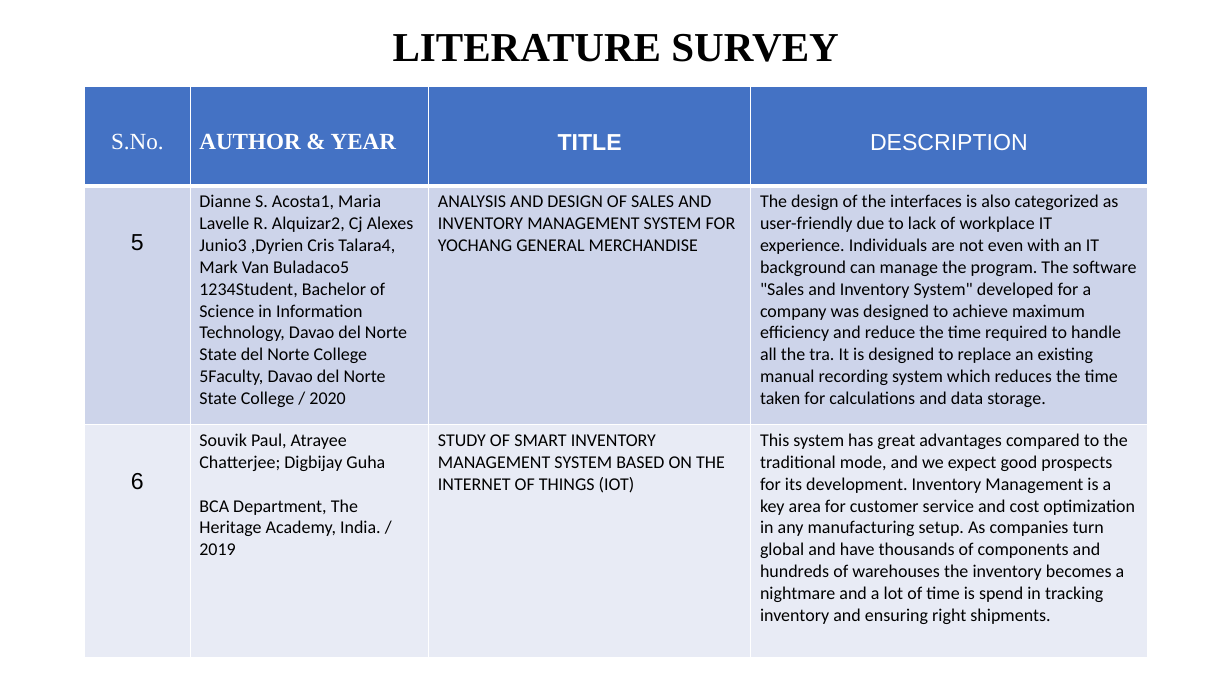
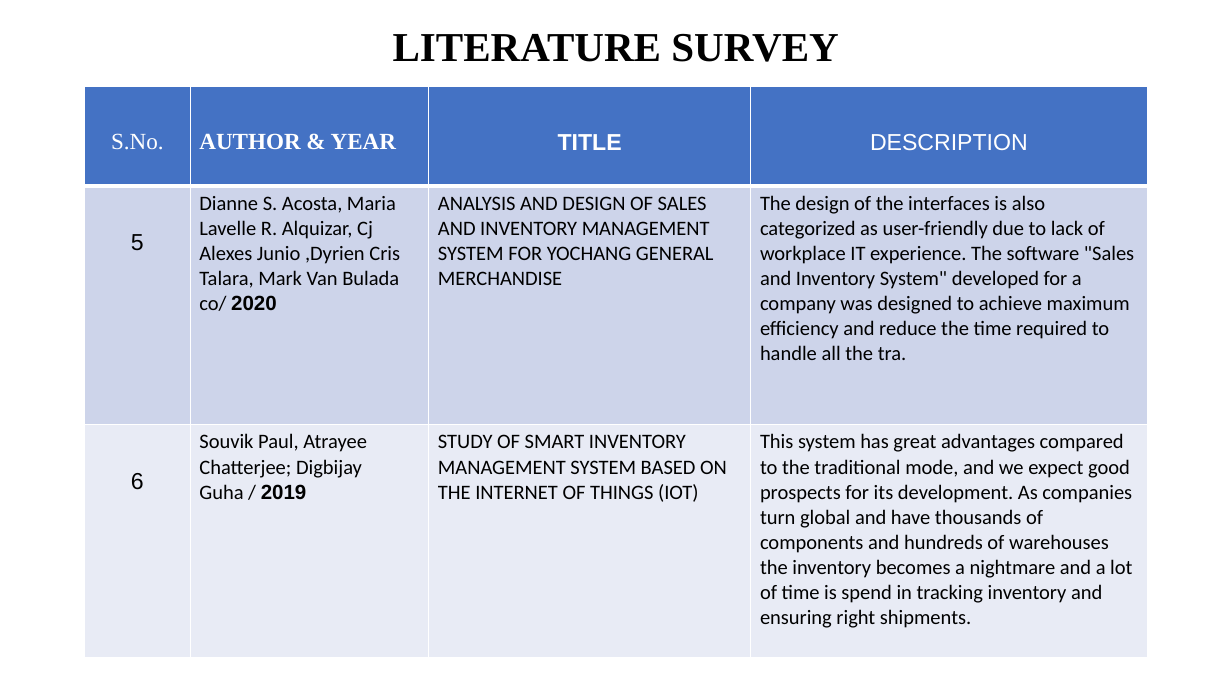
Before and after one commit to IBM-EPBL/IBM-Project-24284-1659940973, a slide deck: slide 4 of Retail Store Stock Inventory Analytics.pptx. Drawn at 1232x693 pixels with LibreOffice and Linux fonts; fonts in the diff are those of the drawing. Boxes give left, top, right and bottom in pixels: in the first picture for what was removed or moved away, otherwise in the second. Text is boxed around its words. In the diff, an @@ line names an element or a change of style, - is before the commit and + after.

```diff
--- a/Retail Store Stock Inventory Analytics.pptx
+++ b/Retail Store Stock Inventory Analytics.pptx
@@ table at <box>85,86,1148,632</box> @@
-row 2, column 2: Dianne S. Acosta1, Maria Lavelle R. Alquizar2, Cj Alexes Junio3 ,Dyrien Cris Talara4, Mark Van Buladaco5 1234Student, Bachelor of Science in Information Technology, Davao del Norte State del Norte College 5Faculty, Davao del Norte State College / 2020
+row 2, column 2: Dianne S. Acosta, Maria Lavelle R. Alquizar, Cj Alexes Junio ,Dyrien Cris Talara, Mark Van Bulada co/ 2020
@@ row 2, column 4: "The design of the interfaces is also categorized as user-friendly due to lack of workplace IT experience. Individuals are not even with an IT background can manage the program. The software "Sales and Inventory System" developed for a company was designed to achieve maximum efficiency and reduce the time required to handle all the tra. It is designed to replace an existing manual recording system which reduces the time taken for calculations and data storage." to "The design of the interfaces is also categorized as user-friendly due to lack of workplace IT experience. The software "Sales and Inventory System" developed for a company was designed to achieve maximum efficiency and reduce the time required to handle all the tra." @@
-row 3, column 2: Souvik Paul, Atrayee Chatterjee; Digbijay Guha / BCA Department, The Heritage Academy, India. / 2019
+row 3, column 2: Souvik Paul, Atrayee Chatterjee; Digbijay Guha / 2019
-row 3, column 4: This system has great advantages compared to the traditional mode, and we expect good prospects for its development. Inventory Management is a key area for customer service and cost optimization in any manufacturing setup. As companies turn global and have thousands of components and hundreds of warehouses the inventory becomes a nightmare and a lot of time is spend in tracking inventory and ensuring right shipments.
+row 3, column 4: This system has great advantages compared to the traditional mode, and we expect good prospects for its development. As companies turn global and have thousands of components and hundreds of warehouses the inventory becomes a nightmare and a lot of time is spend in tracking inventory and ensuring right shipments.
@@ size 14 to 16 pt in "ANALYSIS AND DESIGN OF SALES AND INVENTORY ...", "STUDY OF SMART INVENTORY MANAGEMENT SYSTEM BASED ..." @@
```
Also in this commit, not shown: 5 other slides changed, 2 slides added, 2 slides removed.
